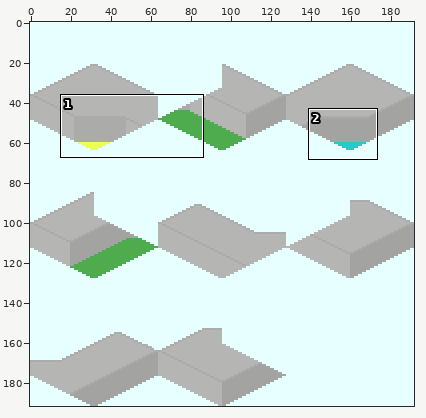
Sprite sheet -- source/png/Simple_Station_Mon-2.png. Above, an overview of the earlier version with the close-up marked.
Close-up. First the earlier version:
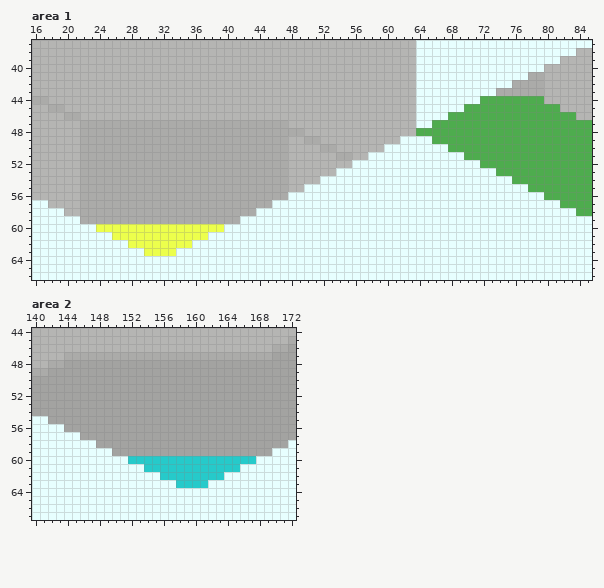
The file is 192x192 pixels. Colours within 5 levels of each other are drawn and written as one. Shown: area 1: x 16..85, y 37..66; area 2: x 140..172, y 44..67. The commit also changed other parts of the picture, which this record leaves out.
After the commit:
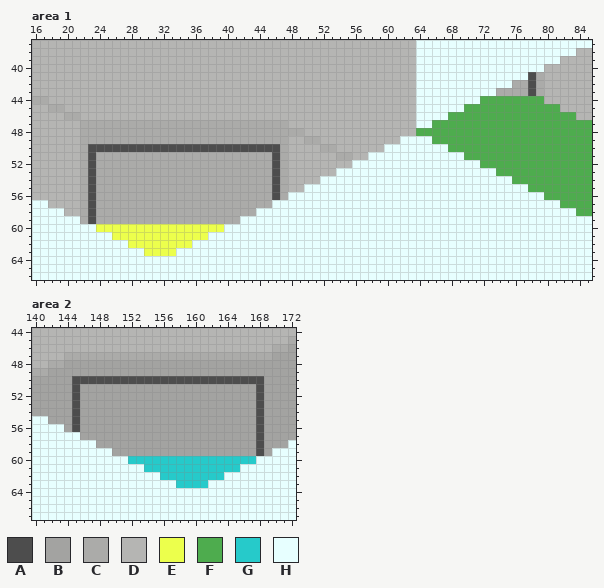
Palette (. is transparent): A #4d4d4d  B #a3a3a1  C #ababa9  D #b5b5b3  E #ecff4c  F #4eac4e  G #26caca  H #e7ffff
Diff:
Area 1:
The edit turns colour C into colour A in rows 41 to 43 at x 78; in row 50 at x 23 to 46; in rows 51 to 56 at x 23 and 46; in rows 57 to 59 at x 23.
Area 2:
The edit turns colour B into colour A in row 50 at x 145 to 168; in rows 51 to 56 at x 145 and 168; in rows 57 to 59 at x 168.
Pixel boxes of the changes (left, top, right, bottom) in both close-ups:
changed: (528, 72, 536, 96)
changed: (88, 144, 280, 224)
changed: (72, 376, 264, 456)
